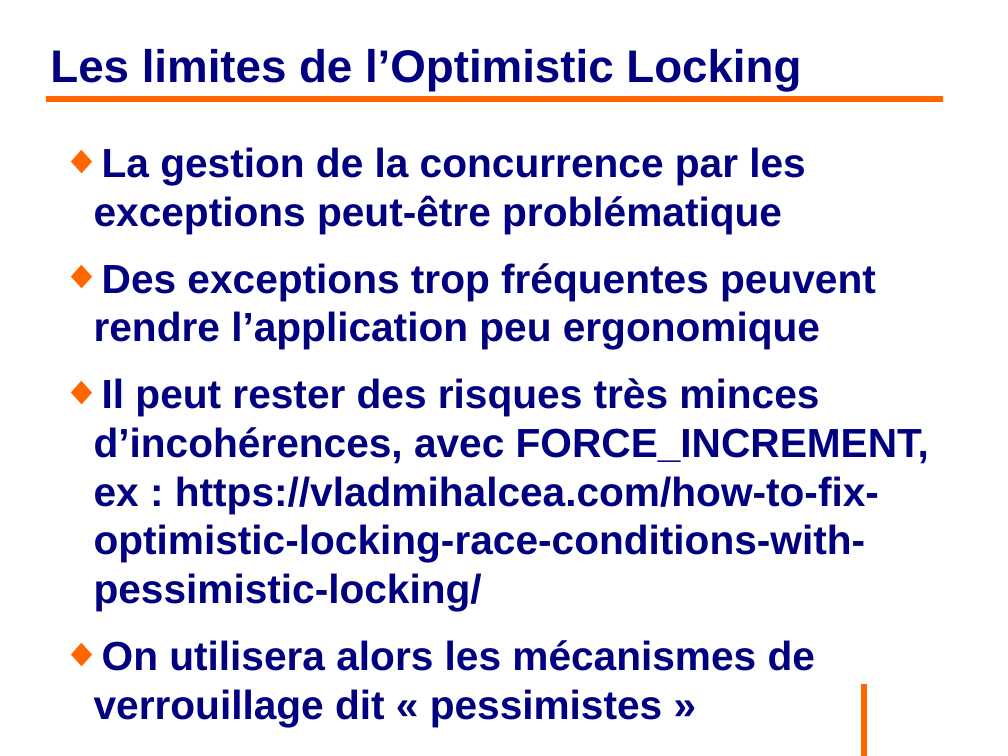
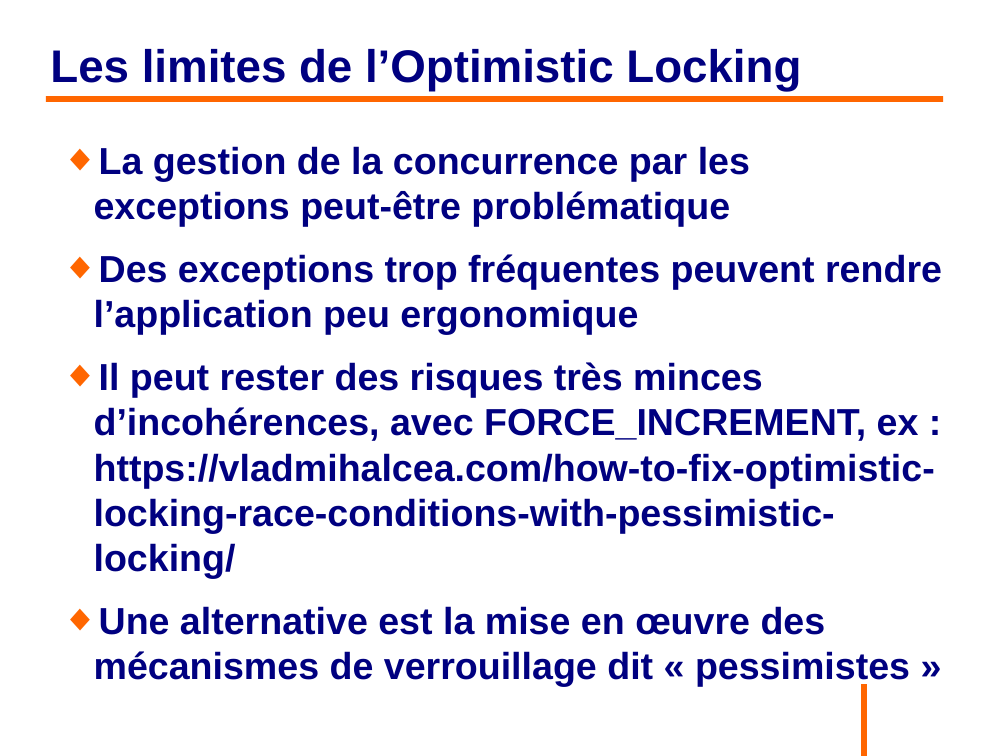
Before and after one commit to philphils/formation-hibernate-avancee, a slide deck: slide 105 of Documentation/diapo_formation_hibernate_avancee.odp (slide 103 before the commit). Drawn at 1008x756 pixels with LibreOffice and Linux fonts; fonts in the diff are those of the drawing; background and template pictures are left out. Boxes give left, top, right and bottom in pixels: in the first picture for what was removed or moved away, otherwise in the second. Text is boxed around its words. In the diff, an @@ line names an element or a change of style, - is before the commit and + after.

Commit message:
Relecture diapo partie Optimistic locking

```diff
--- a/Documentation/diapo_formation_hibernate_avancee.odp
+++ b/Documentation/diapo_formation_hibernate_avancee.odp
@@ text at [94,146,942,578]: size 32 to 29.6 pt in "La gestion de la concurrence par les ...", "Des exceptions trop fréquentes peuvent rendre l’application ...", "Il peut rester des risques très minces ..." @@
@@ text at [94,606,910,686]: text changed; size 32 to 29.6 pt @@
-◆ On utilisera alors les mécanismes de verrouillage dit « pessimistes »
+◆ Une alternative est la mise en œuvre des mécanismes de verrouillage dit « pessimistes »
```
Also in this commit, not shown: 7 other slides changed, 3 slides added, 1 slide removed.
